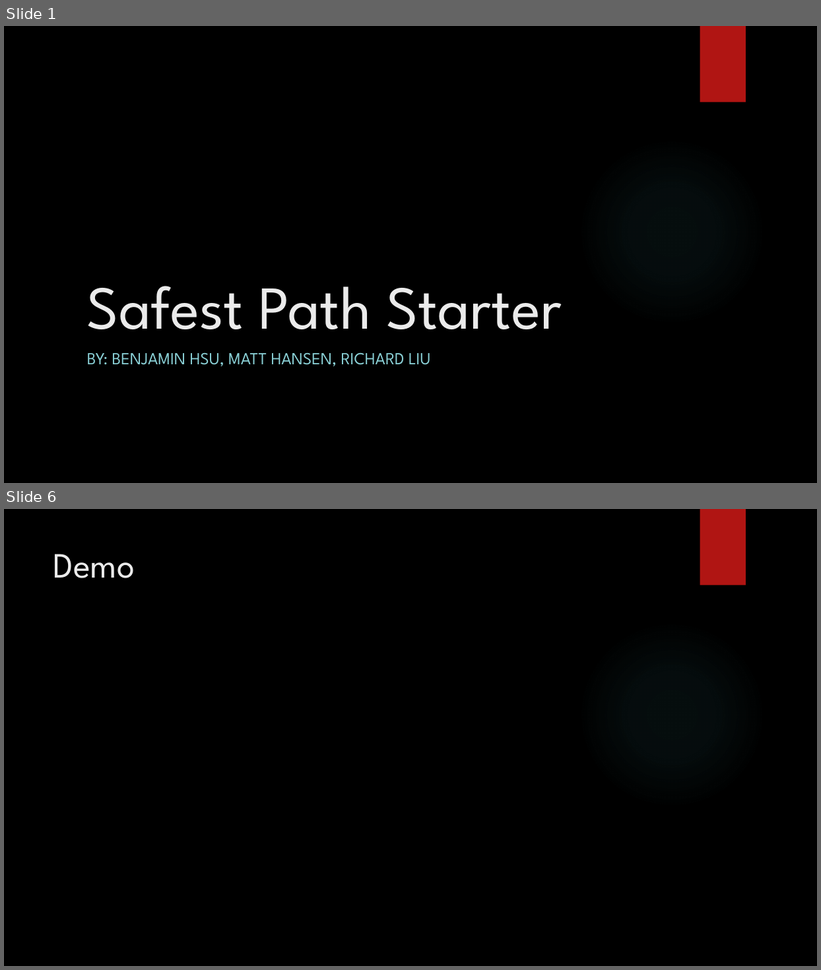
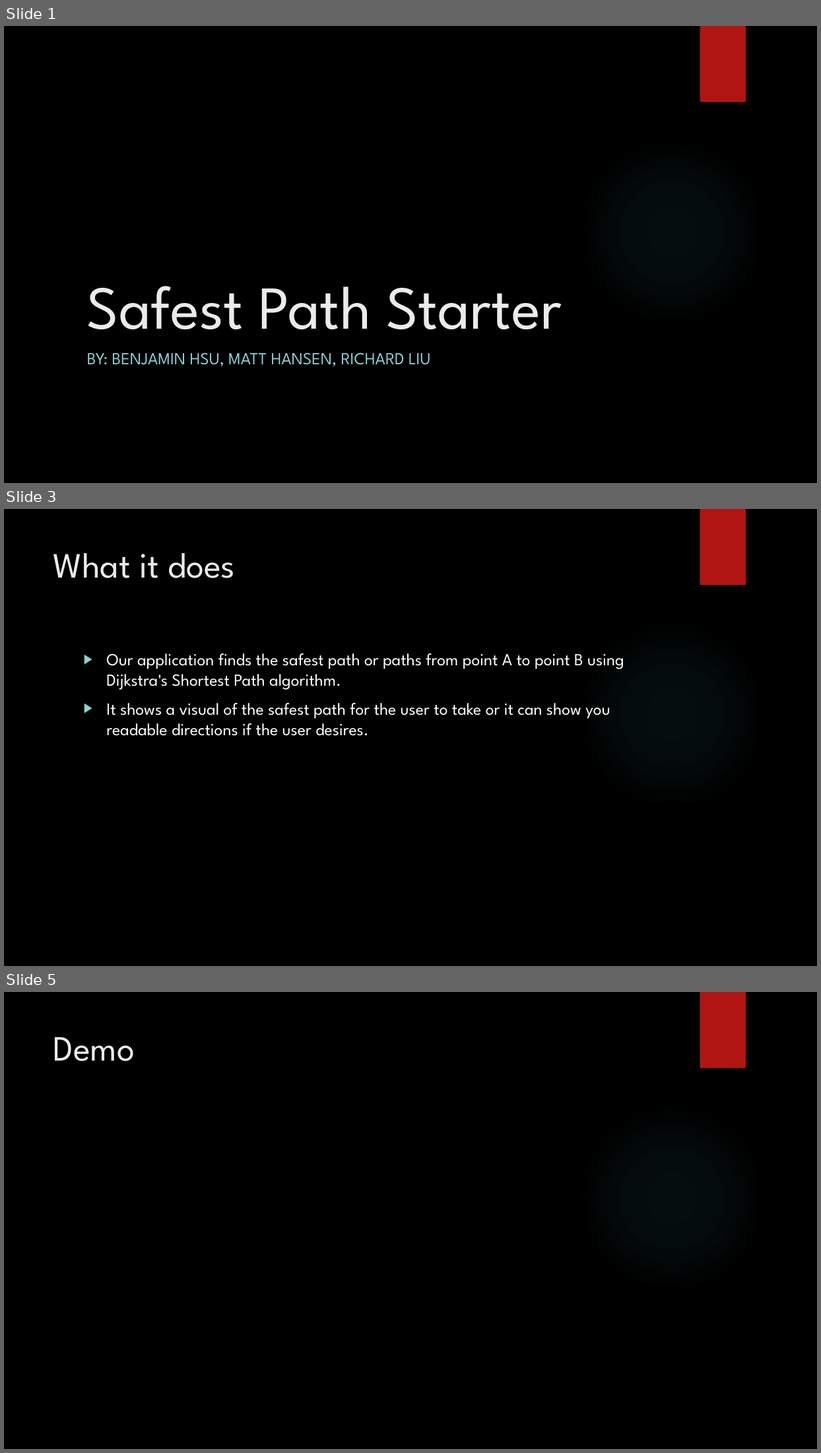
Before and after one commit to matthew3hansen/DSA_Project_3, a slide deck: Word Document & PDF/YoutubePresentationSlides.pptx. Shown one above the other, each under a label of ours: slides 1 and 6 before the commit, slides 1, 3 and 5 after it; the slides between them are not shown. The pictures are 821x970 and 821x1453 pixels, drawn with LibreOffice and Linux fonts; fonts in the diff are those of the drawing; background and template pictures are left out. Boxes give left, top, right and bottom in pixels: in the first picture for what was removed or moved away, otherwise in the second. Text is boxed around its words. In the diff, an @@ line names an element or a change of style, - is before the commit and + after.

```diff
--- a/Word Document & PDF/YoutubePresentationSlides.pptx
+++ b/Word Document & PDF/YoutubePresentationSlides.pptx
@@ slide 3 added at (4,509,817,966), background picture (left out); not listed: 2 template elements that a slide beside it also shows @@
@@ title added at (54,553,235,578), 42 pt, text #EBEBEB @@
+What it does
@@ text added at (106,654,624,736), 20 pt, text #FFFFFF @@
+▶ Our application finds the safest path or paths from point A to point B using Dijkstra's Shortest Path algorithm.
+▶ It shows a visual of the safest path for the user to take or it can show you readable directions if the user desires.
@@ what was slide 6 is now slide 5 @@
```
Also in this commit, not shown: 1 slide changed, 2 other slides added, 3 slides removed.
